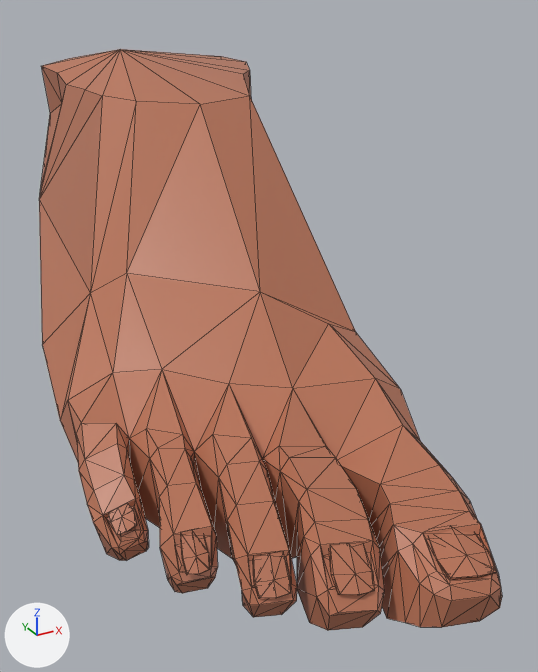
Renders of the COLLADA model meshes/foot_right.dae from each side of a commit.
One viewpoint serves both versions: a camera (50 mm lens) standing at (-0.384, -0.893, 0.511) and looking at (0.231, 0.225, -0.048). The axes (+X, +Y, +Z) are drawn at lower left. The lights are the same throughout. Mesh edges are drawn as thin lines. Where no turn or scale is listed for an object, it has been applied to the vertices.

In view in the first picture: 'Foot'.
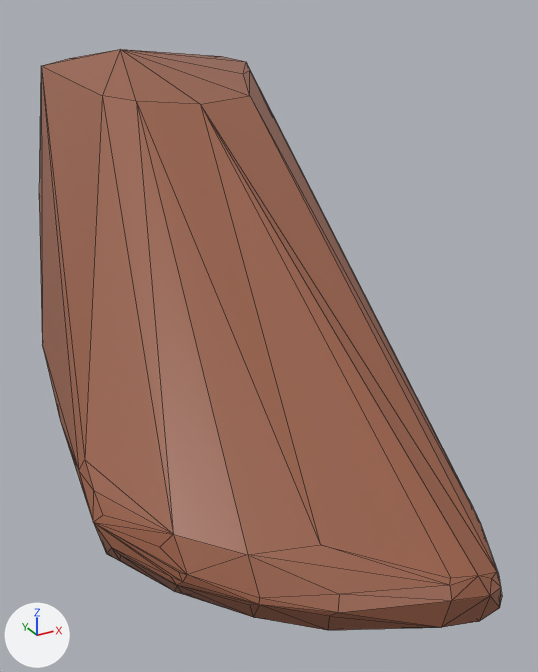
The newer file is also turned or shifted as a whole; pictures and numbers use the older file's frame.

What differs and where, as boxes (x1, y1, x2, y2) in the pictures (538 x 672 px):
'Foot', recoloured, reshaped
    both: (39, 49, 502, 630)
part 1 of me_foot_001, deleted (brown)
    before: (108, 504, 136, 535)
part 2 of me_foot_001, cut back
    before: (39, 71, 496, 630)
    after: (112, 548, 177, 592)
part 3 of me_foot_001, deleted (brown)
    before: (39, 49, 120, 199)

The edits, one by one:
Material 'Material_003' (mat_material_003) changes colour from orange #b97458 to brown #985e47; in linear values from (0.488, 0.176, 0.0977) to (0.313, 0.112, 0.0625).
me_foot_001 is used by ob_foot; location (0.0, 0.0, 0.0).
me_foot_001 had 391 vertices, 758 faces and spanned x -0.2..0.45, y -0.43..1.17, z -0.19..0.44.
me_foot_001 now has 93 vertices, 182 faces and spans x -0.2..0.45, y -0.43..1.17, z -0.19..0.44.
me_foot_001 part 1: the loose piece of 18 vertices spanning x -0.19..-0.16, y -0.14..-0.1, z -0.1..-0.07 is deleted.
me_foot_001 part 2: 1 vertex moved within x -0.18, y -0.14, z -0.12; 274 vertices removed from x -0.19..0.43, y -0.42..0.89, z -0.18..0.29.
me_foot_001 part 3: 6 vertices removed from x 0.04..0.1, y 0.64..1.0, z 0.29..0.38.
